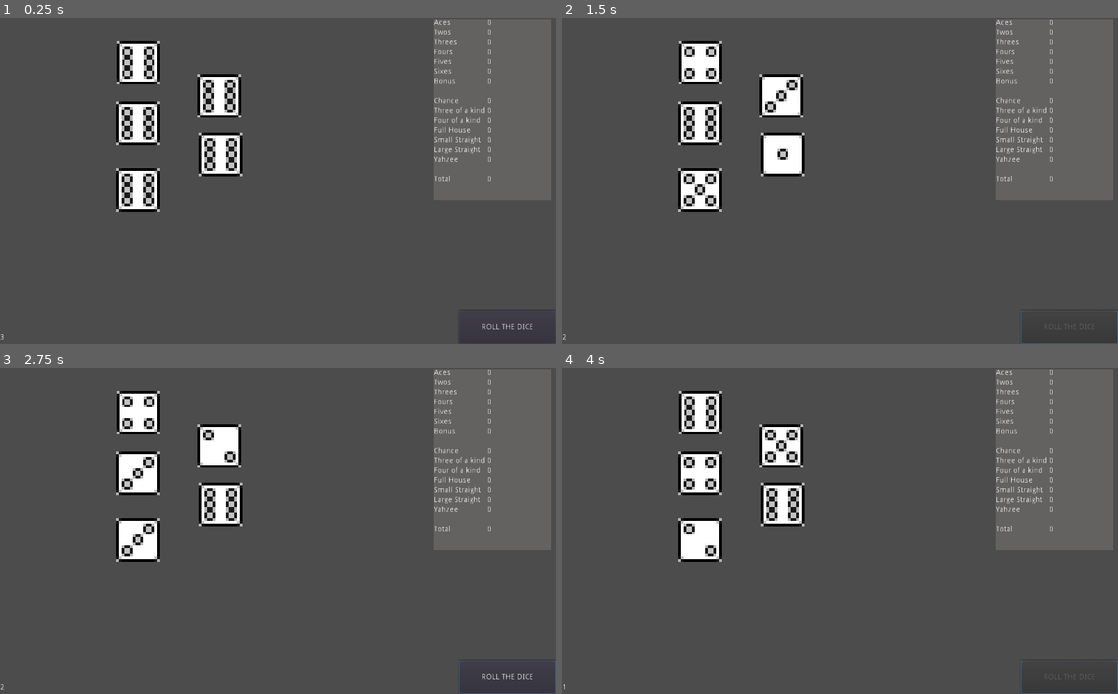
Above: before the commit, frames 1-4 (two rows, left to right).
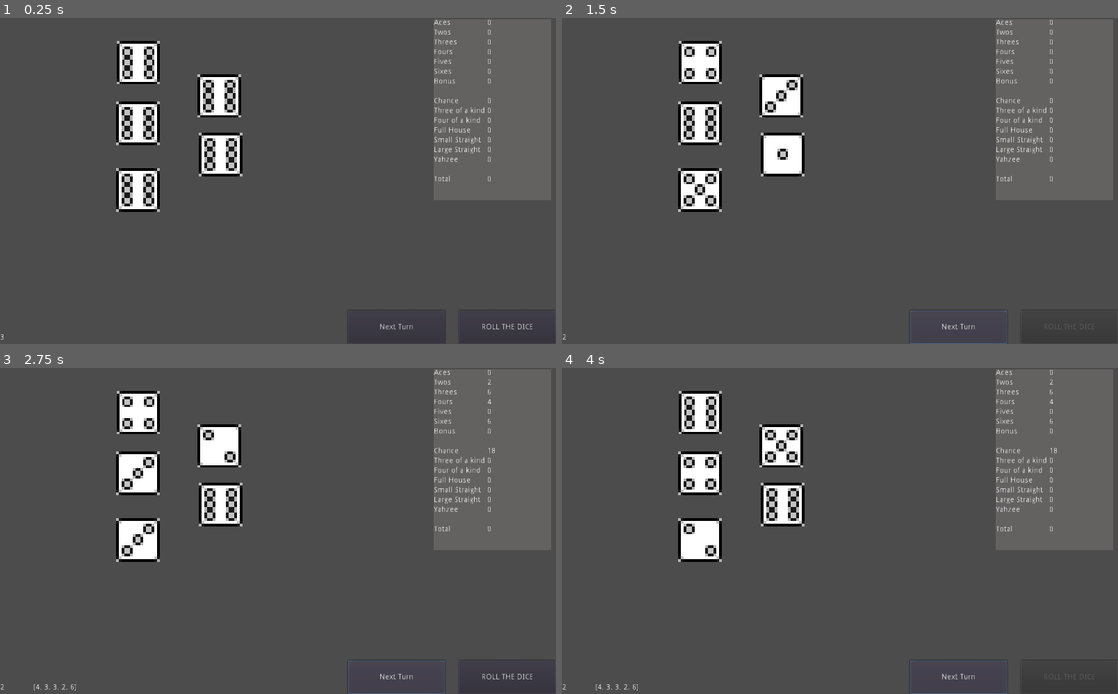
Above: after the commit, the same moments.

Repository: Rirdeg/Yahzee
Game: Godot game, scene res://Scenes/Board.tscn
Same seed, same stepped clock (60 frames per second), same inputs: the game is played once before the commit and once after it. The project has no main scene, so this scene is started directly.
Inputs (mouse positions are in pixels of both pictures, inside the frame that each line leads up to):
- Up to frame 1 (0.25 s): no input
- Up to frame 2 (1.5 s): click "ROLL THE DICE" at 0.5 s; click (956, 327) at 1.25 s, where only the run after the commit has a clickable "Next Turn"
- Up to frame 3 (2.75 s): click (394, 677) at 2 s, where only the run after the commit has a clickable "Next Turn"
- Up to frame 4 (4 s): click "ROLL THE DICE" at 2.75 s; click (956, 677) at 3.5 s, where only the run after the commit has a clickable "Next Turn"

The runs differ from the first frame. In frame 1, less than 0.1% of the frame differs, in the area x 62-80%, y 89-100%; in frame 2, 0.2%; in frame 3, 0.3%; in frame 4, 0.3%, in the area x 0-100%, y 3-100%.

Commit message:
Added reset/next turn functionality

Diff:
--- a/Scenes/Board.gd
+++ b/Scenes/Board.gd
@@ -22,12 +22,6 @@
 	dice.append(die5)
 	$CanvasLayer/Label.text = str(rolls_remaining)
 
-func _process(delta):
-	#This function wont be required and should be removed as game logic is developed
-	if Input.is_action_just_pressed("ui_accept"):
-		update_results()
-		$Scoreboard.update_scoreboard(results)
-
 
 func update_results():
 	#This will update the results array with each die value
@@ -36,6 +30,11 @@
 	results[2] = $Dice/Die3.value
 	results[3] = $Dice/Die4.value
 	results[4] = $Dice/Die5.value
+
+
+func reset_rolls():
+	rolls_remaining = 3
+	results = [0,0,0,0,0]
 
 
 func _on_Button_pressed():
@@ -51,5 +50,12 @@
 
 
 func _on_RollTimer_timeout():
+	update_results()
+	$CanvasLayer/Label2.text = str(results)
+	$Scoreboard.update_scoreboard(results)
 	if rolls_remaining >0:
 		$CanvasLayer/Button.disabled = false
+
+
+func _on_ResetButton_pressed():
+	reset_rolls()
--- a/Scenes/Board.tscn
+++ b/Scenes/Board.tscn
@@ -274,6 +274,16 @@
 wait_time = 2.1
 one_shot = true
 
+[node name="ResetButton" type="Button" parent="CanvasLayer"]
+margin_left = 640.944
+margin_top = 538.0
+margin_right = 819.944
+margin_bottom = 600.0
+text = "Next Turn"
+__meta__ = {
+"_edit_use_anchors_": false
+}
+
 [node name="Label" type="Label" parent="CanvasLayer"]
 margin_top = 580.88
 margin_right = 40.0
@@ -281,5 +291,15 @@
 __meta__ = {
 "_edit_use_anchors_": false
 }
+
+[node name="Label2" type="Label" parent="CanvasLayer"]
+margin_left = 61.2168
+margin_top = 580.88
+margin_right = 101.217
+margin_bottom = 594.88
+__meta__ = {
+"_edit_use_anchors_": false
+}
 [connection signal="pressed" from="CanvasLayer/Button" to="." method="_on_Button_pressed"]
 [connection signal="timeout" from="CanvasLayer/Button/RollTimer" to="." method="_on_RollTimer_timeout"]
+[connection signal="pressed" from="CanvasLayer/ResetButton" to="." method="_on_ResetButton_pressed"]
